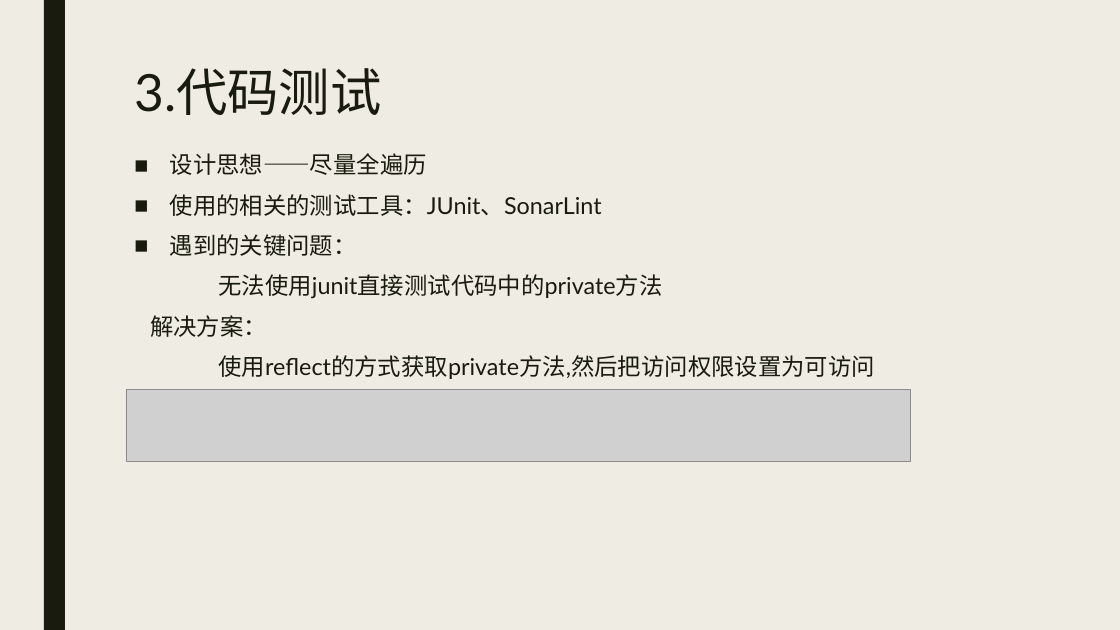
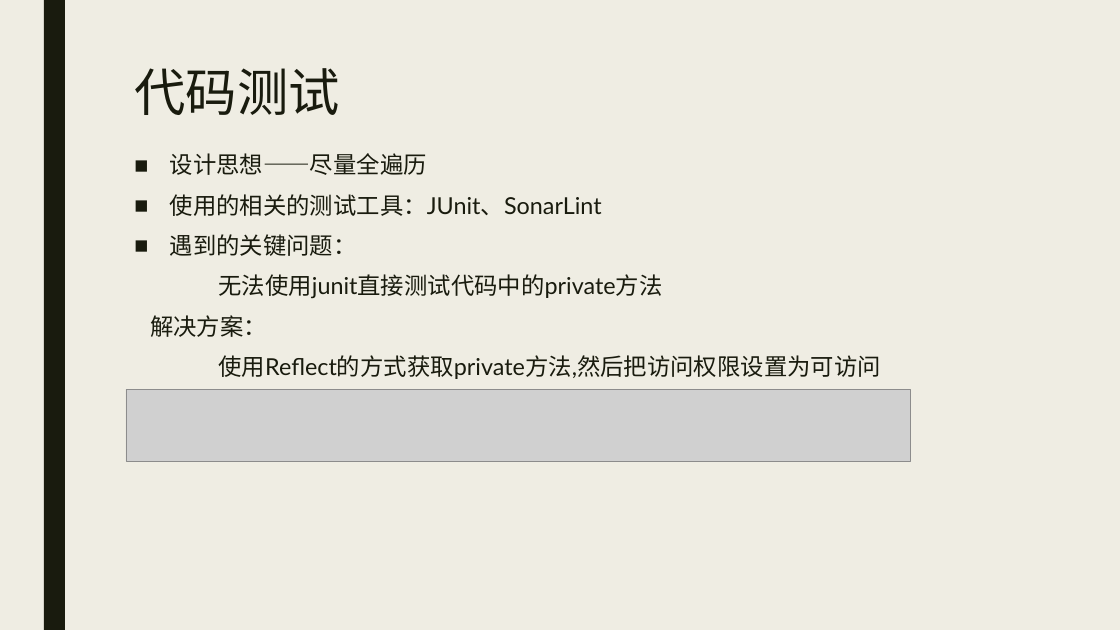
Before and after one commit to DestinyCoderWY/Timeline, a slide deck: slide 7 of 7.展示PPT/Timeline展示PPT.pptx (slide 6 before the commit). Drawn at 1120x630 pixels with LibreOffice and Linux fonts; fonts in the diff are those of the drawing; grey boxes stand for pictures. Boxes give left, top, right and bottom in pixels: in the first picture for what was removed or moved away, otherwise in the second. Text is boxed around its words. In the diff, an @@ line names an element or a change of style, - is before the commit and + after.

```diff
--- a/7.展示PPT/Timeline展示PPT.pptx
+++ b/7.展示PPT/Timeline展示PPT.pptx
@@ title at <box>134,68,339,115</box>: text changed @@
-3.代码测试
+代码测试
@@ text at <box>218,355,880,379</box>: text changed @@
-使用reflect的方式获取private方法,然后把访问权限设置为可访问
+使用Reflect的方式获取private方法,然后把访问权限设置为可访问
```
Also in this commit, not shown: 2 other slides changed, 16 slides added, 19 slides removed, 1 other file.
